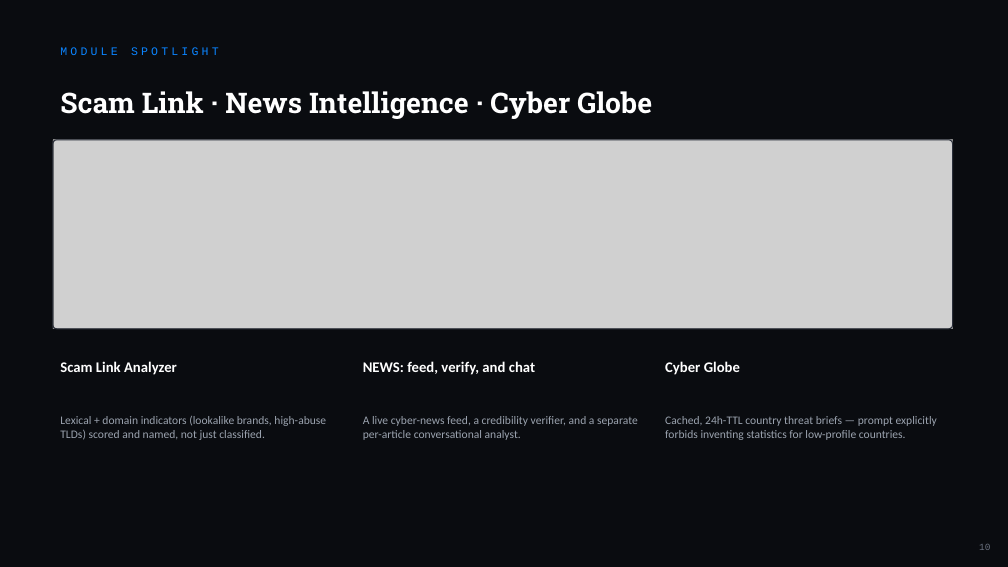
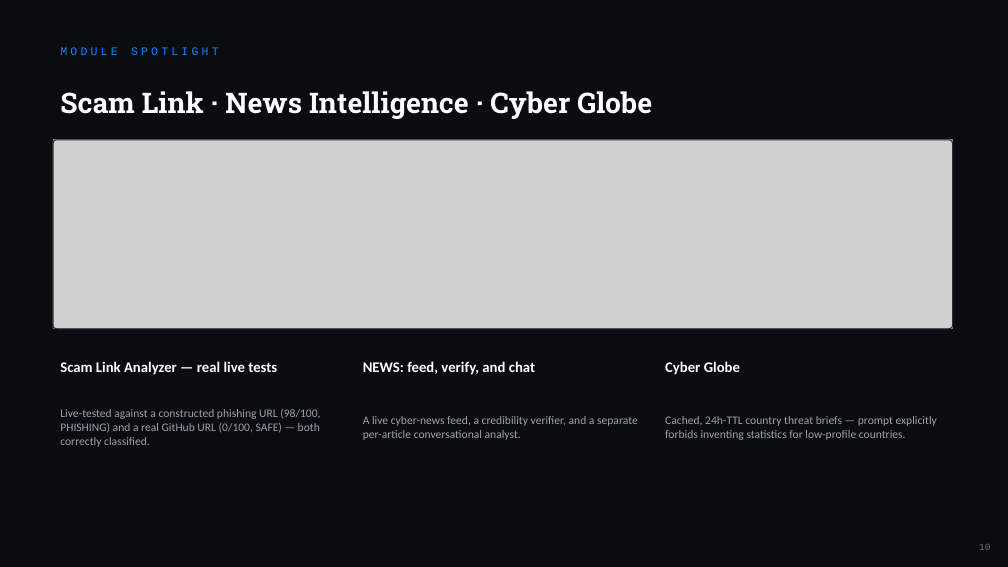
Before and after one commit to TheApeAcademy/DOBERMAN-, a slide deck: slide 10 of public/DOBERMAN_Defence_Presentation.pptx. Drawn at 1008x567 pixels with LibreOffice and Linux fonts; fonts in the diff are those of the drawing; grey boxes stand for pictures. Boxes give left, top, right and bottom in pixels: in the first picture for what was removed or moved away, otherwise in the second. Text is boxed around its words. In the diff, an @@ line names an element or a change of style, - is before the commit and + after.

```diff
--- a/public/DOBERMAN_Defence_Presentation.pptx
+++ b/public/DOBERMAN_Defence_Presentation.pptx
@@ text at bbox=[60, 361, 277, 375]: text changed @@
-Scam Link Analyzer
+Scam Link Analyzer — real live tests
@@ text at bbox=[60, 409, 320, 447]: text changed @@
-Lexical + domain indicators (lookalike brands, high-abuse TLDs) scored and named, not just classified.
+Live-tested against a constructed phishing URL (98/100, PHISHING) and a real GitHub URL (0/100, SAFE) — both correctly classified.
```
Also in this commit, not shown: 6 other slides changed, 17 other files.
